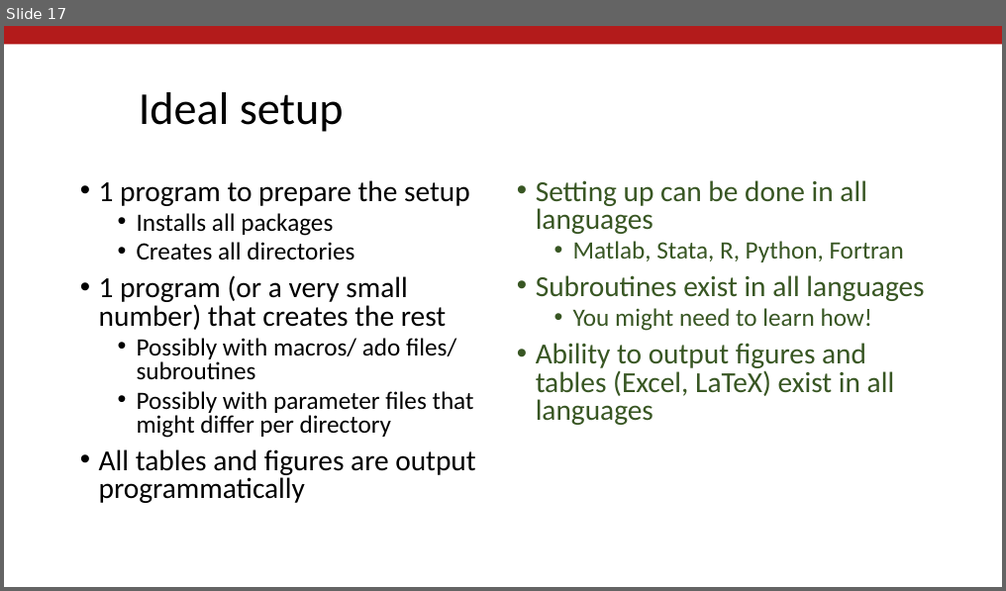
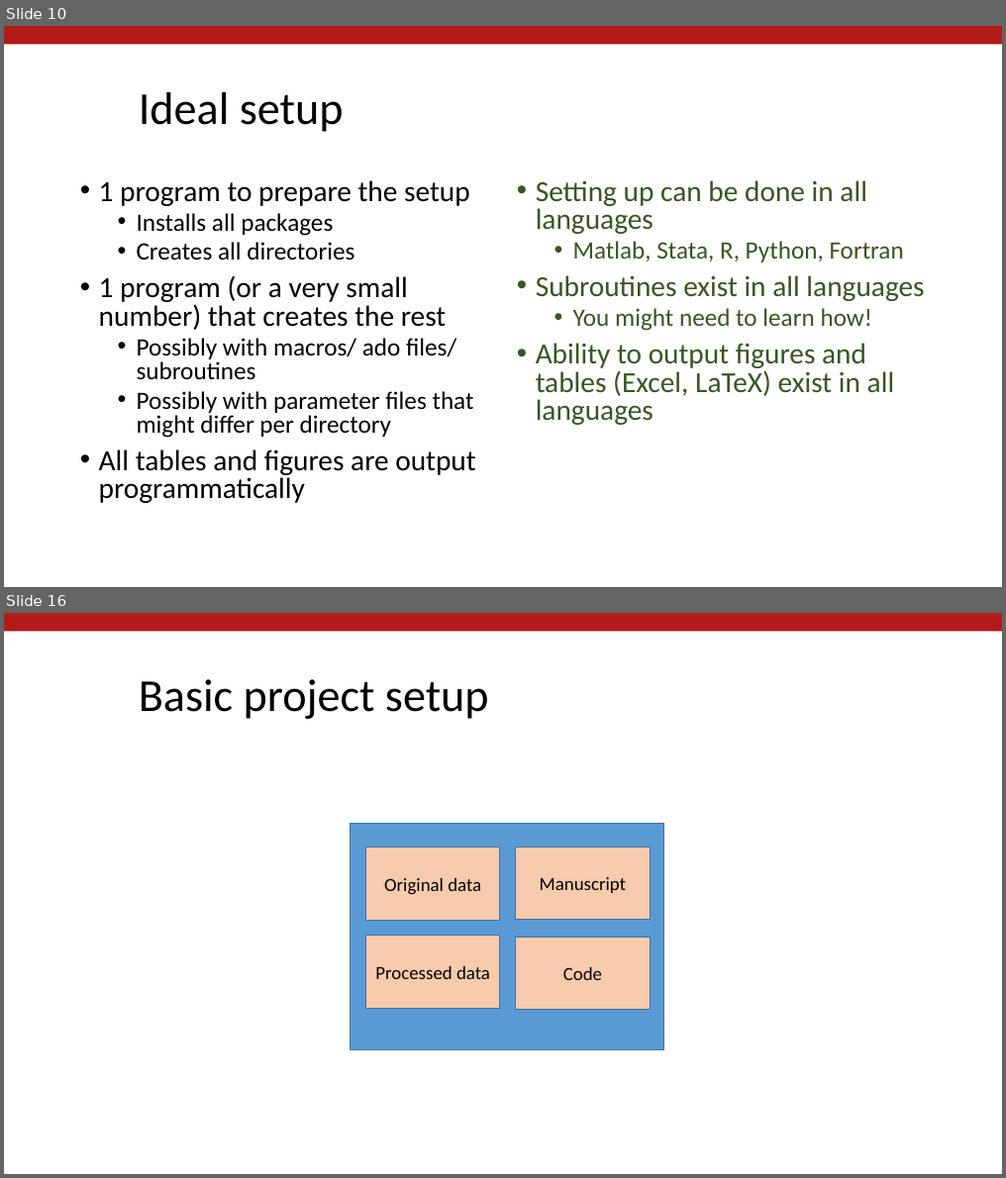
Before and after one commit to labordynamicsinstitute/day-of-data-2021, a slide deck: Vilhuber-Wasser-Day-of-Data-2021.pptx. Shown one above the other, each under a label of ours: slide 17 before the commit, slides 10 and 16 after it; the slides between them are not shown. The pictures are 1006x591 and 1006x1178 pixels, drawn with LibreOffice and Linux fonts; fonts in the diff are those of the drawing; background and template pictures are left out. Boxes give left, top, right and bottom in pixels: in the first picture for what was removed or moved away, otherwise in the second. Text is boxed around its words. In the diff, an @@ line names an element or a change of style, - is before the commit and + after.

```diff
--- a/Vilhuber-Wasser-Day-of-Data-2021.pptx
+++ b/Vilhuber-Wasser-Day-of-Data-2021.pptx
@@ slide 16 added at (x1=4, y1=613, x2=1002, y2=1174), background #FFFFFF; not listed: 1 template element that a slide beside it also shows @@
@@ title added at (x1=139, y1=679, x2=489, y2=719), 44 pt, text #000000 @@
+Basic project setup
@@ group added at (x1=350, y1=824, x2=664, y2=1051): 5 rectangles @@
+Original data
+Processed data
+Manuscript
+Code
@@ what was slide 17 is now slide 10 @@
```
Also in this commit, not shown: 3 slides changed, 27 other slides added, 2 other files.
